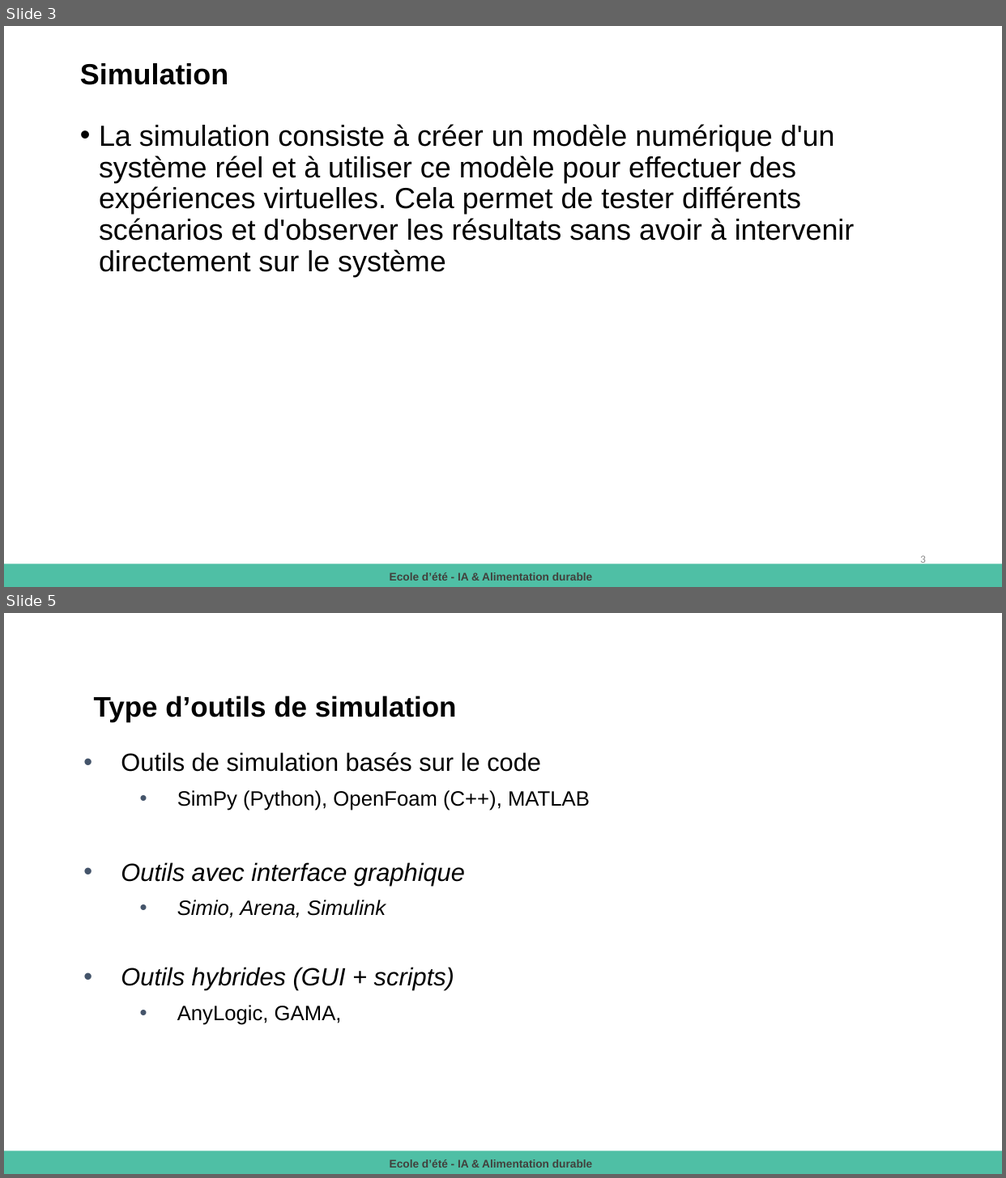
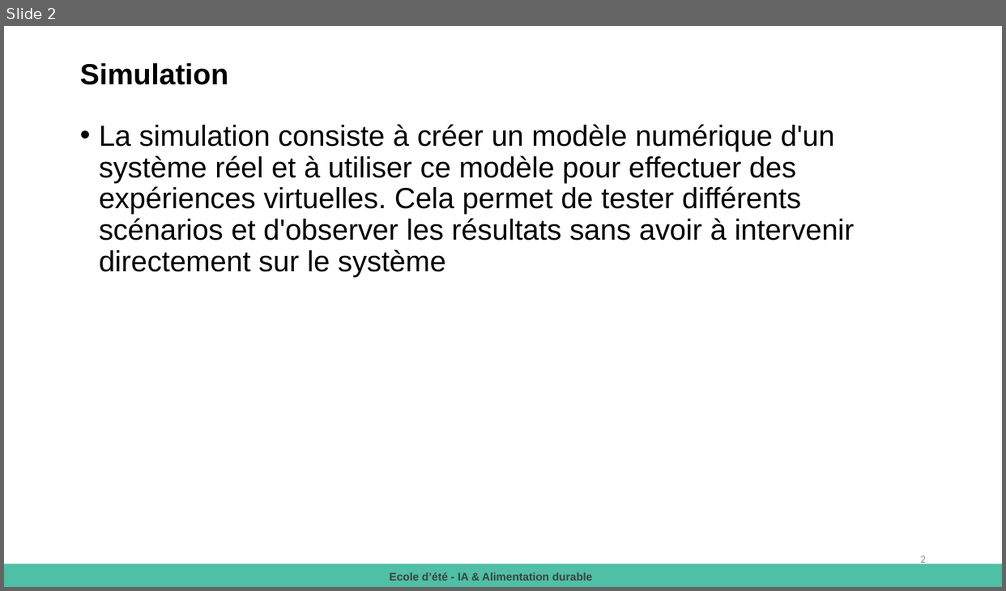
Before and after one commit to Menard980/2025-08-26-_La-_simulation_pour_pallier_le_manque_de_donnees-Ecole_ete_IA_et_Alimentation_durable, a slide deck: 2025 Présentation Atelier simulation.pptx. Shown one above the other, each under a label of ours: slides 3 and 5 before the commit, slide 2 after it; the slides between them are not shown. The pictures are 1006x1178 and 1006x591 pixels, drawn with LibreOffice and Linux fonts; fonts in the diff are those of the drawing. Boxes give left, top, right and bottom in pixels: in the first picture for what was removed or moved away, otherwise in the second. Text is boxed around its words. In the diff, an @@ line names an element or a change of style, - is before the commit and + after.

```diff
--- a/2025 Présentation Atelier simulation.pptx
+++ b/2025 Présentation Atelier simulation.pptx
@@ slide 5 removed at (4, 613, 1002, 1174), background #FFFFFF @@
@@ text removed at (94, 696, 457, 722) @@
-Type d’outils de simulation
@@ text removed at (121, 752, 590, 1025) @@
-• Outils de simulation basés sur le code
-  • SimPy (Python), OpenFoam (C++), MATLAB
-• Outils avec interface graphique
-  • Simio, Arena, Simulink
-• Outils hybrides (GUI + scripts)
-  • AnyLogic, GAMA,
@@ rectangle removed at (4, 1152, 1002, 1174) @@
@@ text removed at (390, 1160, 592, 1168) @@
-Ecole d’été - IA & Alimentation durable
@@ what was slide 3 is now slide 2 @@
@@ page number at (920, 556, 926, 566): text changed @@
-3
+2
```
Also in this commit, not shown: 8 slides changed, 2 slides added, 1 other slide removed.
